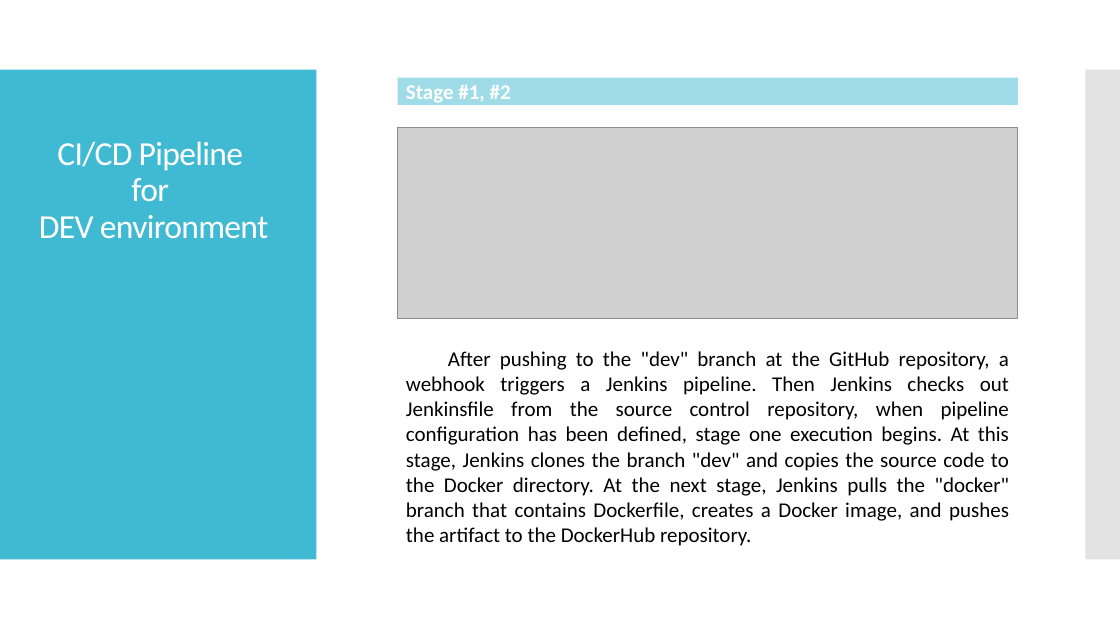
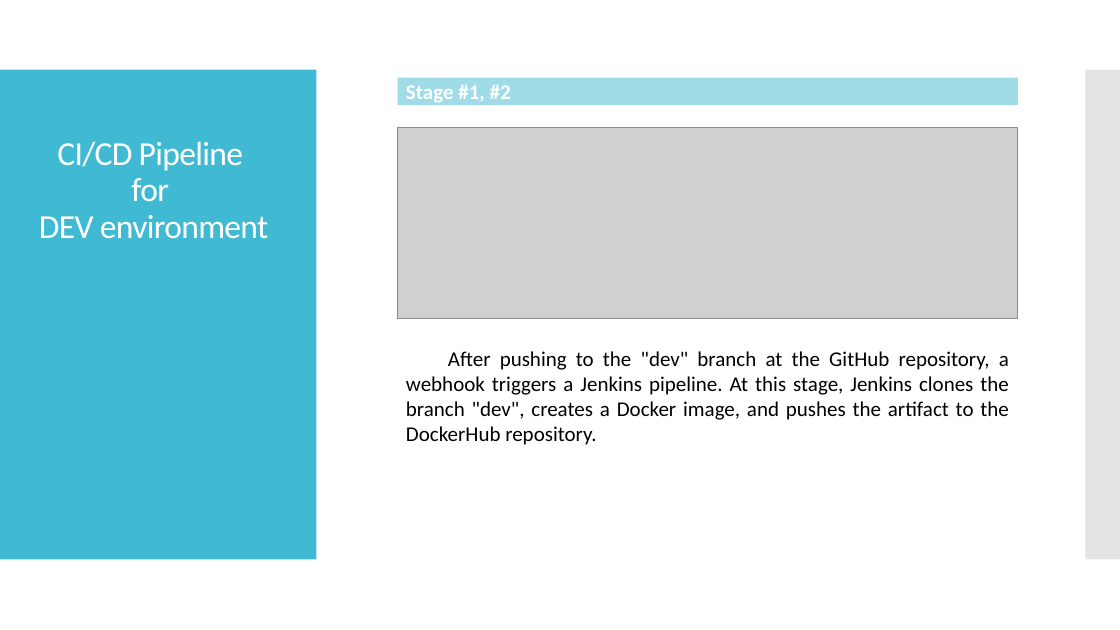
Before and after one commit to mkutsybala/EPAM-Project-v3, a slide deck: slide 7 of FinalProject_MykhailoKutsybala.pptx. Drawn at 1120x630 pixels with LibreOffice and Linux fonts; fonts in the diff are those of the drawing; grey boxes stand for pictures. Boxes give left, top, right and bottom in pixels: in the first picture for what was removed or moved away, otherwise in the second. Text is boxed around its words. In the diff, an @@ line names an element or a change of style, - is before the commit and + after.

Commit message:
Presentation was changed

```diff
--- a/FinalProject_MykhailoKutsybala.pptx
+++ b/FinalProject_MykhailoKutsybala.pptx
@@ text at bbox=[406, 351, 1009, 445]: text changed @@
-After pushing to the "dev" branch at the GitHub repository, a webhook triggers a Jenkins pipeline. Then Jenkins checks out Jenkinsfile from the source control repository, when pipeline configuration has been defined, stage one execution begins. At this stage, Jenkins clones the branch "dev" and copies the source code to the Docker directory. At the next stage, Jenkins pulls the "docker" branch that contains Dockerfile, creates a Docker image, and pushes the artifact to the DockerHub repository.
+After pushing to the "dev" branch at the GitHub repository, a webhook triggers a Jenkins pipeline. At this stage, Jenkins clones the branch "dev", creates a Docker image, and pushes the artifact to the DockerHub repository.
```
Also in this commit, not shown: 2 other slides changed.
